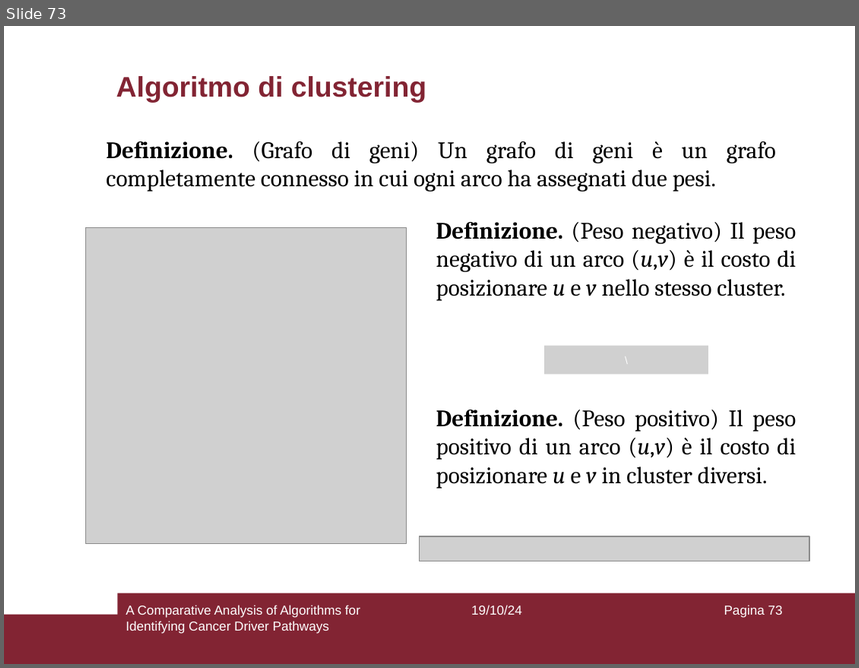
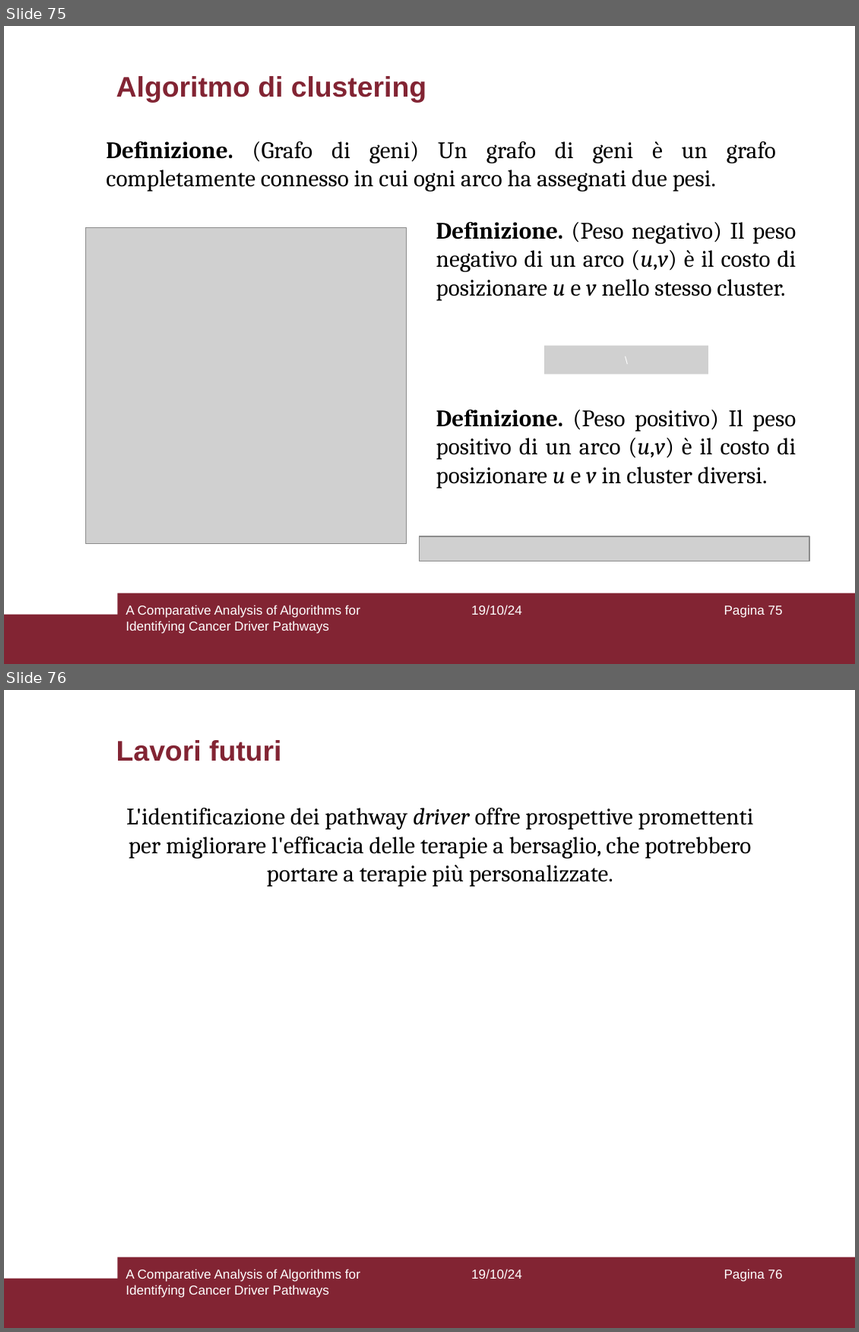
Before and after one commit to aflaag/bsc-thesis, a slide deck: presentation/slides.odp. Shown one above the other, each under a label of ours: slide 73 before the commit, slides 75 and 76 after it. The pictures are 859x668 and 859x1332 pixels, drawn with LibreOffice and Linux fonts; fonts in the diff are those of the drawing; grey boxes stand for pictures; background and template pictures are left out. Boxes give left, top, right and bottom in pixels: in the first picture for what was removed or moved away, otherwise in the second. Text is boxed around its words. In the diff, an @@ line names an element or a change of style, - is before the commit and + after.

```diff
--- a/presentation/slides.odp
+++ b/presentation/slides.odp
@@ slide 76 added at [4, 690, 855, 1328], background #FFFFFF; not listed: 2 template elements that a slide beside it also shows @@
@@ title added at [116, 740, 281, 761], 24 pt, text #822433, bold @@
+Lavori futuri
@@ text added at [126, 808, 754, 887], 20 pt, text #000000 @@
+L'identificazione dei pathway driver offre prospettive promettenti per migliorare l'efficacia delle terapie a bersaglio, che potrebbero portare a terapie più personalizzate.
@@ text added at [126, 1269, 360, 1298], 11 pt, text #FFFFFF @@
+A Comparative Analysis of Algorithms for Identifying Cancer Driver Pathways
@@ text added at [471, 1269, 522, 1279], 11 pt, text #FFFFFF @@
+19/10/24
@@ page number added at [724, 1269, 783, 1282], 11 pt, text #FFFFFF @@
+Pagina 76
@@ what was slide 73 is now slide 75 @@
@@ page number at [724, 605, 783, 618]: text changed @@
-Pagina 73
+Pagina 75
```
Also in this commit, not shown: 13 slides changed, 4 other slides added, 2 other files.
